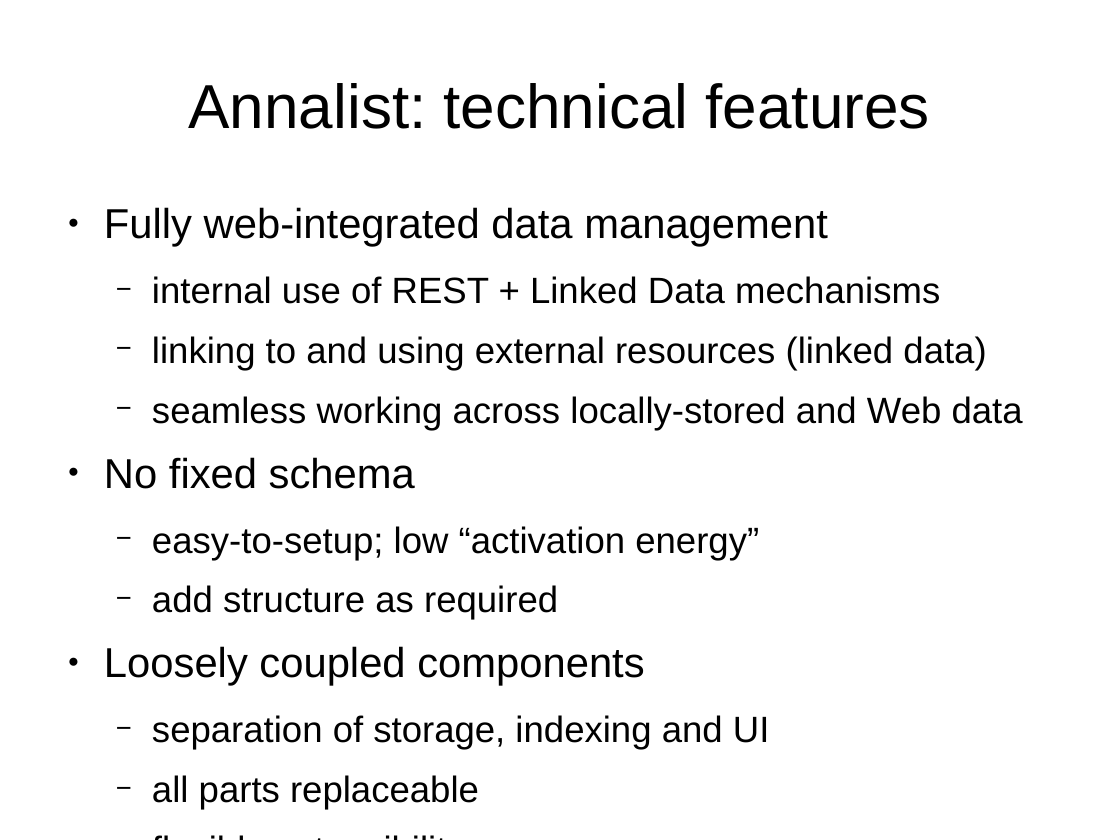
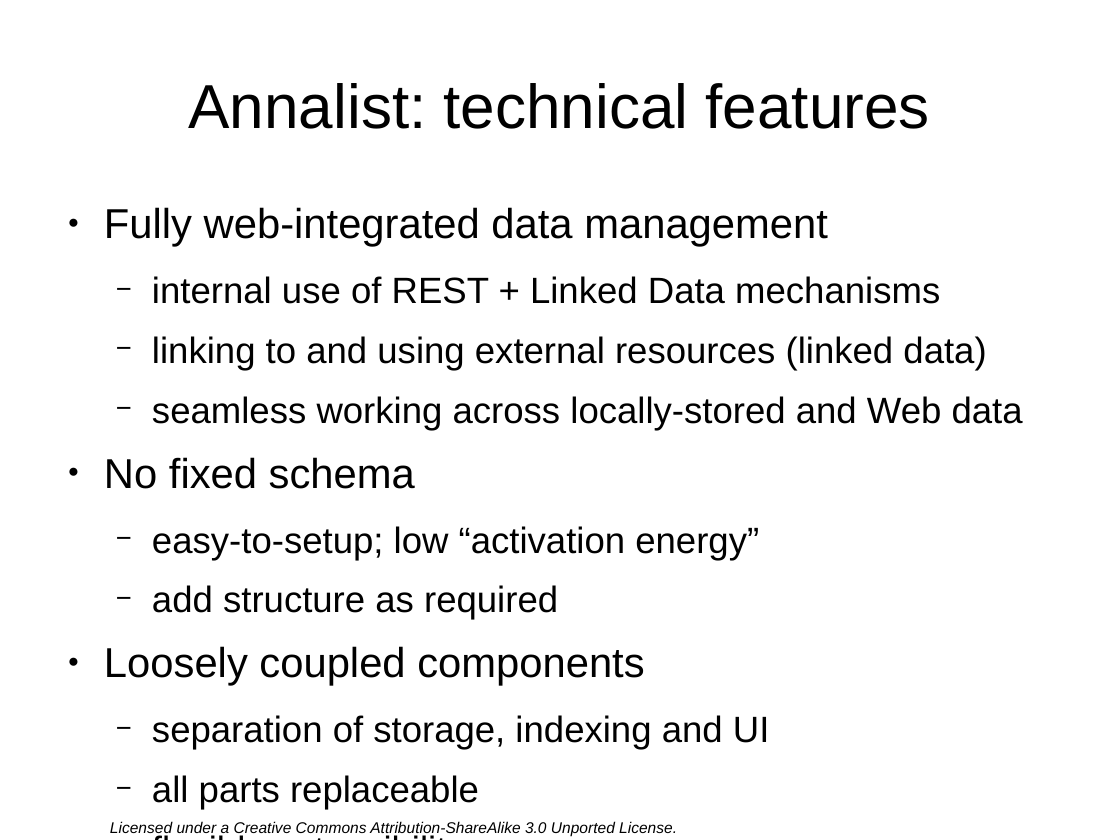
Before and after one commit to gklyne/annalist, a slide deck: slide 10 of presentations/annalist-pitch.odp. Drawn at 1120x840 pixels with LibreOffice and Linux fonts; fonts in the diff are those of the drawing; background and template pictures are left out. Boxes give left, top, right and bottom in pixels: in the first picture for what was removed or moved away, otherwise in the second. Text is boxed around its words. In the diff, an @@ line names an element or a change of style, - is before the commit and + after.

```diff
--- a/presentations/annalist-pitch.odp
+++ b/presentations/annalist-pitch.odp
@@ text "Fully web-integrated data management" rewrapped from (104,207,1023,810) to (104,207,1023,750) @@
@@ text added at (110,821,677,836), 11 pt, text #000000, italic @@
+Licensed under a Creative Commons Attribution-ShareAlike 3.0 Unported License.
```
Also in this commit, not shown: 17 other slides changed, 1 slide added, 1 slide removed.
